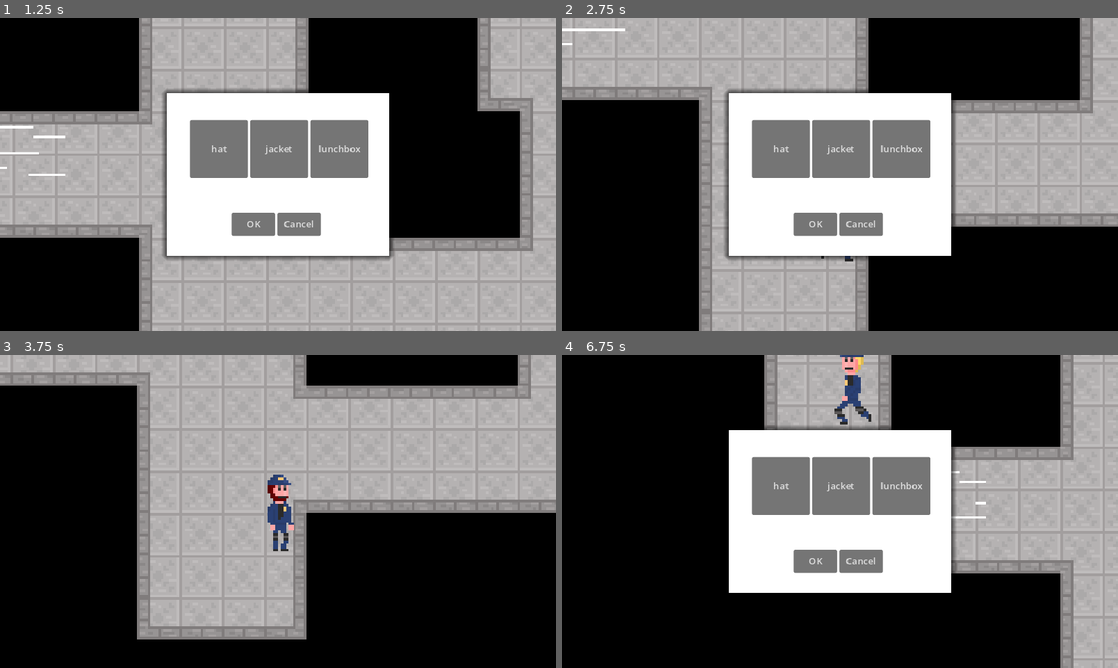
Above: before the commit, frames 1-4 (two rows, left to right).
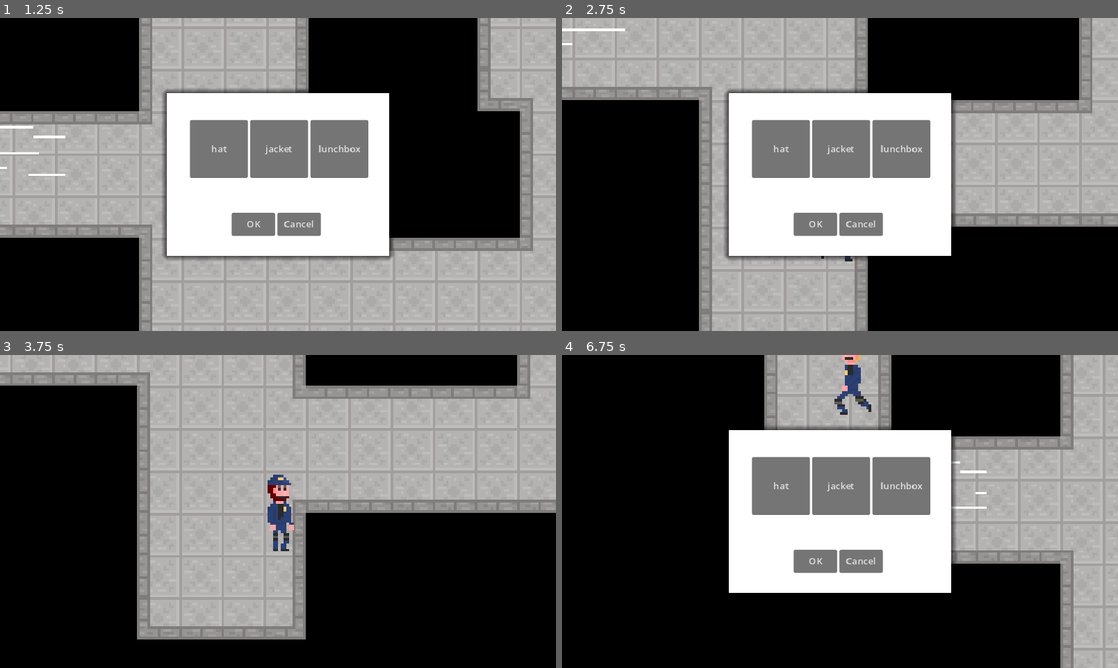
Above: after the commit, the same moments.

Repository: Bobbybear007/WinterGameJam2024
Game: Godot game, scene res://Scenes/Game/Game.tscn
The game is run twice, just before and just after one commit, with the same random seed, the same clock (stepped at 60 frames per second) and the same inputs.
Inputs:
- Up to frame 1 (1.25 s): hold D (Right) from 0.53 s (still down); tap Space at 0.77 s
- Up to frame 2 (2.75 s): release D (Right) at 1.25 s; click "OK" at 1.25 s; hold S (Down) from 2.03 s (still down); tap Space at 2.27 s
- Up to frame 3 (3.75 s): release S (Down) at 2.75 s; click "OK" at 2.75 s; hold D (Right) from 3.53 s (still down)
- Up to frame 4 (6.75 s): release D (Right) at 4.28 s; hold W (Up) 4.28-5.03 s; tap Space at 4.52, 5.27, 6.02 s; hold A (Left) 5.03-6.53 s; hold S (Down) from 6.53 s (still down)

Frame 1 is identical in both runs. In frame 2, 0.3% of the frame differs, in the area x 9-96%, y 0-100%; in frame 3, 0.5%; in frame 4, 3.6%, in the area x 37-100%, y 0-100%.

Commit message:
Container selection window open on item pick

Diff:
--- a/new-game-project/Scenes/Objects/Player.tscn
+++ b/new-game-project/Scenes/Objects/Player.tscn
@@ -7,6 +7,7 @@
 
 [sub_resource type="CapsuleShape2D" id="CapsuleShape2D_0g2ll"]
 radius = 4.625
+height = 10.0
 
 [sub_resource type="AtlasTexture" id="AtlasTexture_k0p3x"]
 atlas = ExtResource("3_0ejhq")
--- a/new-game-project/_Scripts/Container/ContainerSelectionWindows.gd
+++ b/new-game-project/_Scripts/Container/ContainerSelectionWindows.gd
@@ -1,4 +1,5 @@
 extends Control
+class_name ContainerSelection
 
 @export var panel: Panel
 
@@ -7,7 +8,6 @@
 
 func _ready() -> void:
 	hide_panel()
-	connect("picked_up", Callable(self, "display_panel"))
 
 func _process(delta: float) -> void:
 	# Temporary call
--- a/new-game-project/_Scripts/Enemy/enemy.gd
+++ b/new-game-project/_Scripts/Enemy/enemy.gd
@@ -25,152 +25,152 @@
 @onready var idle_timer: Timer = Timer.new()
 
 enum State {
-    MOVE,
-    IDLE
+	MOVE,
+	IDLE
 }
 var current_state: State = State.IDLE
 var target_position: Vector2 = Vector2.ZERO
 
 func _ready() -> void:
-    rng.randomize()
+	rng.randomize()
 
-    # Add Timers to the scene tree
-    add_child(movement_timer)
-    add_child(idle_timer)
+	# Add Timers to the scene tree
+	add_child(movement_timer)
+	add_child(idle_timer)
 
-    # Configure Timers
-    movement_timer.one_shot = true
-    movement_timer.connect("timeout", Callable(self, "_on_movement_timeout"))
+	# Configure Timers
+	movement_timer.one_shot = true
+	movement_timer.connect("timeout", Callable(self, "_on_movement_timeout"))
 
-    idle_timer.one_shot = true
-    idle_timer.connect("timeout", Callable(self, "_on_idle_timeout"))
+	idle_timer.one_shot = true
+	idle_timer.connect("timeout", Callable(self, "_on_idle_timeout"))
 
-    # Randomly start moving or idling
-    if rng.randi_range(0, 1) == 0:
-        _start_moving(true)
-    else:
-        _start_idling(true)
+	# Randomly start moving or idling
+	if rng.randi_range(0, 1) == 0:
+		_start_moving(true)
+	else:
+		_start_idling(true)
 
 # ------------------------------------------------------
 # DETECTION / CHASE LOGIC
 # ------------------------------------------------------
 func _on_detection_area_body_entered(body: Node2D) -> void:
-    if body is CharacterBody2D:
-        player = body
-        player_has_item = player.has_pickup_item()
-        if player_has_item:
-            print("Player has item. Using short sus time:", sus_time)
-            call_deferred("start_chase")
-        else:
-            print("Yeah no this weirdo looks perfectly normal, no weird bulges or anything 😏")
+	if body is CharacterBody2D:
+		player = body
+		player_has_item = player.has_pickup_item()
+		if player_has_item:
+			print("Player has item. Using short sus time:", sus_time)
+			call_deferred("start_chase")
+		else:
+			print("Yeah no this weirdo looks perfectly normal, no weird bulges or anything 😏")
 
 func _on_max_agro_range_body_exited(body: Node2D) -> void:
-    if body is CharacterBody2D:
-        print("<color=green>exited range</color>")
-        player = null
-        player_chase = false
+	if body is CharacterBody2D:
+		print("<color=green>exited range</color>")
+		player = null
+		player_chase = false
 
 func start_chase() -> void:
-    var timer = get_tree().create_timer(sus_time)
-    await timer.timeout
-    if player != null:
-        player_chase = true
+	var timer = get_tree().create_timer(sus_time)
+	await timer.timeout
+	if player != null:
+		player_chase = true
 
 # ------------------------------------------------------
 # PROCESS AND PHYSICS
 # ------------------------------------------------------
 func _process(delta: float) -> void:
-    handle_animation()
-    if player_chase and player_in_hit_range:
-        call_deferred("_change_scene")
+	handle_animation()
+	if player_chase and player_in_hit_range:
+		call_deferred("_change_scene")
 
 func _physics_process(delta: float) -> void:
-    if player_chase and player:
-        # --- CHASE LOGIC (no wall collision detection here) ---
-        position += (player.position - position).normalized() * speed * delta
-    else:
-        # --- RANDOM WANDERING with WALL COLLISION DETECTION ---
-        match current_state:
-            State.MOVE:
+	if player_chase and player:
+		# --- CHASE LOGIC (no wall collision detection here) ---
+		position += (player.position - position).normalized() * speed * delta
+	else:
+		# --- RANDOM WANDERING with WALL COLLISION DETECTION ---
+		match current_state:
+			State.MOVE:
 
-                var direction = (target_position - position).normalized()
+				var direction = (target_position - position).normalized()
 
-                var motion = direction * speed * delta
+				var motion = direction * speed * delta
 
 
-                var collision = move_and_collide(motion)
-                if collision:
+				var collision = move_and_collide(motion)
+				if collision:
 
-                    pick_random_position()
-                else:
+					pick_random_position()
+				else:
 
-                    position += motion
+					position += motion
 
 
-                if position.distance_to(target_position) < 5:
-                    _start_idling()
-            State.IDLE:
+				if position.distance_to(target_position) < 5:
+					_start_idling()
+			State.IDLE:
 
-                pass
+				pass
 
 # ------------------------------------------------------
 # ANIMATION
 # ------------------------------------------------------
 func handle_animation() -> void:
 
-    if player_chase and player:
+	if player_chase and player:
 
-        animated_sprite.play("Move")
-        animated_sprite.scale.x = 1 if player.position.x > position.x else -1
-    else:
+		animated_sprite.play("Move")
+		animated_sprite.scale.x = 1 if player.position.x > position.x else -1
+	else:
 
-        if current_state == State.MOVE:
-            animated_sprite.play("Move")
-            animated_sprite.scale.x = 1 if target_position.x > position.x else -1
-        else:
-            animated_sprite.play("Idle")
+		if current_state == State.MOVE:
+			animated_sprite.play("Move")
+			animated_sprite.scale.x = 1 if target_position.x > position.x else -1
+		else:
+			animated_sprite.play("Idle")
 
 
 # ------------------------------------------------------
 # HIT AREA & SCENE CHANGE
 # ------------------------------------------------------
 func _on_hit_area_body_entered(body):
-    if body.name == "Player":
-        player_in_hit_range = true
+	if body.name == "Player":
+		player_in_hit_range = true
 
 func _on_hit_area_body_exited(body: Node2D) -> void:
-    player_in_hit_range = false
+	player_in_hit_range = false
 
 func _change_scene():
-    get_tree().change_scene_to_file("res://Scenes/Game/kill_map.tscn")
+	get_tree().change_scene_to_file("res://Scenes/Game/kill_map.tscn")
 
 # ------------------------------------------------------
 # RANDOM MOVEMENT IMPLEMENTATION
 # ------------------------------------------------------
 func _start_moving(initial: bool = false) -> void:
-    current_state = State.MOVE
-    pick_random_position()
+	current_state = State.MOVE
+	pick_random_position()
 
-    var move_duration = rng.randf_range(move_duration_min, move_duration_max)
-    movement_timer.wait_time = move_duration
-    movement_timer.start()
+	var move_duration = rng.randf_range(move_duration_min, move_duration_max)
+	movement_timer.wait_time = move_duration
+	movement_timer.start()
 
 func _on_movement_timeout() -> void:
-    _start_idling()
+	_start_idling()
 
 func _start_idling(initial: bool = false) -> void:
-    current_state = State.IDLE
+	current_state = State.IDLE
 
-    var idle_duration = rng.randf_range(idle_duration_min, idle_duration_max)
-    idle_timer.wait_time = idle_duration
-    idle_timer.start()
+	var idle_duration = rng.randf_range(idle_duration_min, idle_duration_max)
+	idle_timer.wait_time = idle_duration
+	idle_timer.start()
 
 func _on_idle_timeout() -> void:
-    _start_moving()
+	_start_moving()
 
 func pick_random_position() -> void:
-    var rand_offset = Vector2(
-        rng.randi_range(-walk_range, walk_range),
-        rng.randi_range(-walk_range, walk_range)
-    )
-    target_position = position + rand_offset
+	var rand_offset = Vector2(
+		rng.randi_range(-walk_range, walk_range),
+		rng.randi_range(-walk_range, walk_range)
+	)
+	target_position = position + rand_offset
--- a/new-game-project/_Scripts/Pickup.gd
+++ b/new-game-project/_Scripts/Pickup.gd
@@ -4,12 +4,12 @@
 
 func _ready() -> void:
 
-    if not is_connected("body_entered", Callable(self, "_on_body_entered")):
-        connect("body_entered", Callable(self, "_on_body_entered"))
+	if not is_connected("body_entered", Callable(self, "_on_body_entered")):
+		connect("body_entered", Callable(self, "_on_body_entered"))
 
 func _on_body_entered(body):
-    if body is CharacterBody2D:
-        print("Player entered pickup area")
+	if body is CharacterBody2D:
+		print("Player entered pickup area")
 
-        emit_signal("picked_up")
-        queue_free()
+		emit_signal("picked_up")
+		queue_free()
--- a/new-game-project/_Scripts/Player/Player.gd
+++ b/new-game-project/_Scripts/Player/Player.gd
@@ -6,7 +6,7 @@
 @onready var base_animation_player = $Visuals/PlayerBase
 @onready var hat_animation_player = $Visuals/Hat
 @onready var jacket_animation_player = $Visuals/Jacket
-@onready var item_pickup_ui = null  # Initialize as null to handle assignment dynamically
+@onready var item_pickup_ui: ContainerSelection = null  # Initialize as null to handle assignment dynamically
 
 var has_pickup = false
 var direction = 1
@@ -14,95 +14,95 @@
 var has_hat = false  # Default is no hat until picked up
 
 func _ready():
-    # Initialize the item_pickup_ui with the correct node path
-    item_pickup_ui = $"../CanvasLayer/ItemPickupUI"
-    if item_pickup_ui == null:
-        print("Error: ItemPickupUI not found! Check the node path.")
-    else:
-        print("ItemPickupUI successfully initialized.")
+	# Initialize the item_pickup_ui with the correct node path
+	item_pickup_ui = $"../CanvasLayer/ItemPickupUI"
+	if item_pickup_ui == null:
+		print("Error: ItemPickupUI not found! Check the node path.")
+	else:
+		print("ItemPickupUI successfully initialized.")
 
-    # Connect the hat pickup signal
-    var hat_pickup = $"../HatPickup"  # Adjust to your hat's node path
-    if hat_pickup:
-        print("Connecting hat_picked_up signal to the Player")
-        hat_pickup.connect("hat_picked_up", Callable(self, "hat_picked_up"))
-    else:
-        print("Hat pickup node not found!")
+	# Connect the hat pickup signal
+	var hat_pickup = $"../HatPickup"  # Adjust to your hat's node path
+	if hat_pickup:
+		print("Connecting hat_picked_up signal to the Player")
+		hat_pickup.connect("hat_picked_up", Callable(self, "hat_picked_up"))
+	else:
+		print("Hat pickup node not found!")
 
-    # Connect other pickup objects
-    var noodles = $"../Noodles"
-    var screwdriver = $"../Screwdriver"
-    var toilet_paper = $"../ToiletPaper"
+	# Connect other pickup objects
+	var noodles = $"../Noodles"
+	var screwdriver = $"../Screwdriver"
+	var toilet_paper = $"../ToiletPaper"
 
-    if noodles:
-        add_pickup_object(noodles)
-    if screwdriver:
-        add_pickup_object(screwdriver)
-    if toilet_paper:
-        add_pickup_object(toilet_paper)
+	if noodles:
+		add_pickup_object(noodles)
+	if screwdriver:
+		add_pickup_object(screwdriver)
+	if toilet_paper:
+		add_pickup_object(toilet_paper)
 
 func add_pickup_object(pickup_object):
-    print("Connecting pickup object signal to the Player")
-    pickup_object.connect("picked_up", Callable(self, "_on_pickup_object_picked_up"))
+	print("Connecting pickup object signal to the Player")
+	pickup_object.connect("picked_up", Callable(self, "_on_pickup_object_picked_up"))
 
 func _on_pickup_object_picked_up() -> void:
-    print("Pickup object collected!")
-    has_pickup = true
-    print("has_pickup is now:", has_pickup)
-    show_pickup_ui()
+	print("Pickup object collected!")
+	has_pickup = true
+	print("has_pickup is now:", has_pickup)
+	show_pickup_ui()
 
 func has_pickup_item() -> bool:
-    print("has_pickup_item() called, returning:", has_pickup)
-    return has_pickup
+	print("has_pickup_item() called, returning:", has_pickup)
+	return has_pickup
 
 func show_pickup_ui():
-    if item_pickup_ui == null:
-        print("Error: ItemPickupUI is null!")
-        return
-    item_pickup_ui.visible = true
-    print("ItemPickupUI is now visible.")
+	if item_pickup_ui == null:
+		print("Error: ItemPickupUI is null!")
+		return
+	item_pickup_ui.display_panel()
+	print("ItemPickupUI is now visible.")
 
-    await get_tree().create_timer(2.0).timeout
-    item_pickup_ui.visible = false
-    print("ItemPickupUI is now hidden.")
+	await get_tree().create_timer(2.0).timeout
+	item_pickup_ui.visible = false
+	print("ItemPickupUI is now hidden.")
 
 func hat_picked_up() -> void:
-    print("Hat pickup signal received!")
-    hat_animation_player.visible = true
-    print("Hat visibility is now:", hat_animation_player.visible)
+	print("Hat pickup signal received!")
+	hat_animation_player.visible = true
+	print("Hat visibility is now:", hat_animation_player.visible)
 
 func get_input() -> void:
-    input = Input.get_vector("Left", "Right", "Up", "Down")
-    velocity = input * speed
+	input = Input.get_vector("Left", "Right", "Up", "Down")
+	velocity = input * speed
 
 func _physics_process(delta: float) -> void:
-    get_input()
-    move_and_slide()
+	get_input()
+	move_and_slide()
 
 func _process(delta: float) -> void:
-    handle_animation()
-    handle_flip()
+	handle_animation()
+	handle_flip()
 
 func handle_animation() -> void:
-    if input.x == 0 and input.y == 0:
-        play_animation("idle")
-    else:
-        play_animation("move")
+	if input.x == 0 and input.y == 0:
+		play_animation("idle")
+	else:
+		play_animation("move")
 
 func play_animation(name: String) -> void:
-    base_animation_player.play(name)
-    hat_animation_player.play(name)
-    jacket_animation_player.play(name)
+	base_animation_player.play(name)
+	hat_animation_player.play(name)
+	jacket_animation_player.play(name)
 
 func handle_flip() -> void:
-    if input.x == 0:
-        return
+	if input.x == 0:
+		return
 
-    if round(input.x) != direction:
-        direction *= -1
-        visuals.scale.x = direction
+	if round(input.x) != direction:
+		direction *= -1
+		visuals.scale.x = direction
 
 func drop_hat() -> void:
-    # Hides the hat sprite
-    hat_animation_player.visible = false
-    has_hat = false
+	# Hides the hat sprite
+	hat_animation_player.visible = false
+	has_hat = false
--- a/new-game-project/_Scripts/fan.gd
+++ b/new-game-project/_Scripts/fan.gd
@@ -2,10 +2,10 @@
 extends StaticBody2D  # because Fan is a StaticBody2D
 
 func _ready():
-    # Connect the DropArea child’s body_entered signal
-    $DropArea.connect("body_entered", Callable(self, "_on_DropArea_body_entered"))
+	# Connect the DropArea child’s body_entered signal
+	$DropArea.connect("body_entered", Callable(self, "_on_DropArea_body_entered"))
 
 func _on_DropArea_body_entered(body: Node) -> void:
-    # Check if body is Player
-    if body.name == "Player" and body.has_method("drop_hat"):
-        body.drop_hat()
+	# Check if body is Player
+	if body.name == "Player" and body.has_method("drop_hat"):
+		body.drop_hat()
--- a/new-game-project/_Scripts/hat_pickup.gd
+++ b/new-game-project/_Scripts/hat_pickup.gd
@@ -3,11 +3,11 @@
 signal hat_picked_up
 
 func _ready() -> void:
-    connect("body_entered", Callable(self, "_on_body_entered"))
+	connect("body_entered", Callable(self, "_on_body_entered"))
 
 func _on_body_entered(body: Node) -> void:
-    if body is CharacterBody2D:
-        print("Player entered pickup area")
-        emit_signal("hat_picked_up")
-        print("Signal emitted: hat_picked_up")
-        queue_free()
+	if body is CharacterBody2D:
+		print("Player entered pickup area")
+		emit_signal("hat_picked_up")
+		print("Signal emitted: hat_picked_up")
+		queue_free()
Not shown: 1 places in new-game-project/Scenes/Game/Game.tscn that only renumber resources
